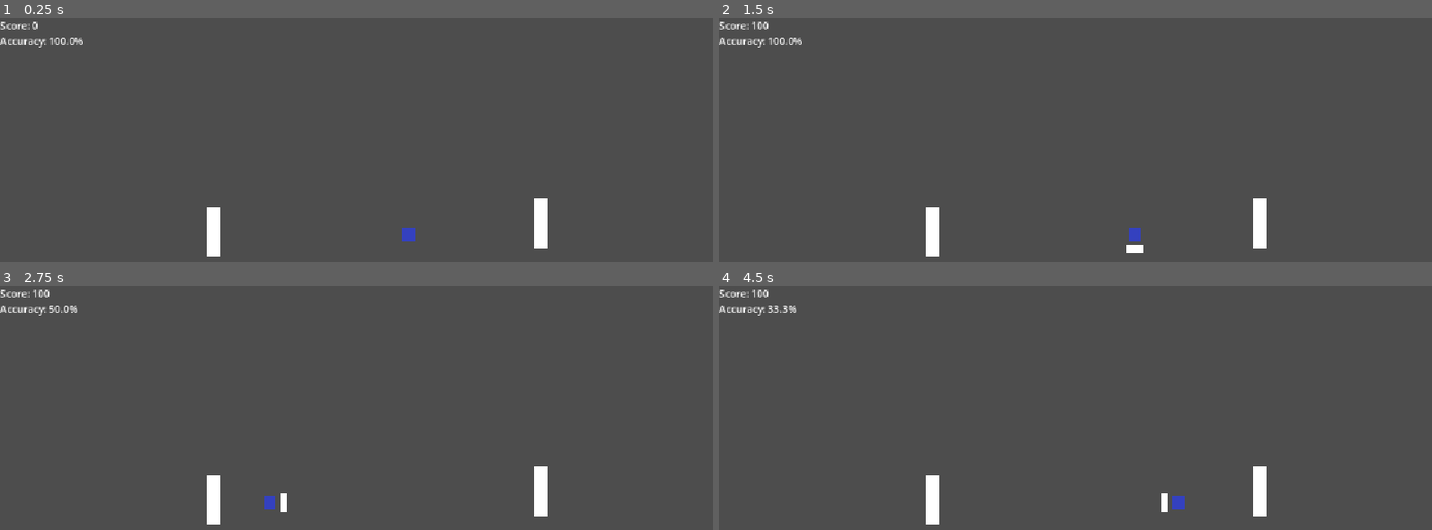
Above: before the commit, frames 1-4 (two rows, left to right).
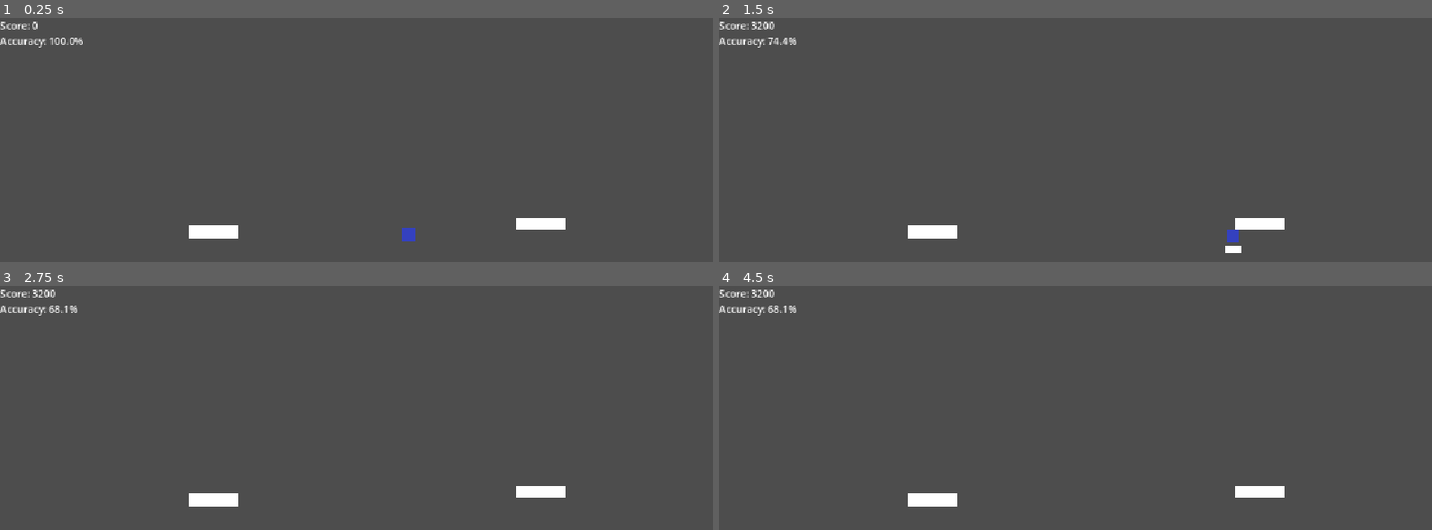
Above: after the commit, the same moments.

Repository: ftambler/godot-rythm-game
Game: Godot game, scene res://Game.tscn
Same seed, same stepped clock (60 frames per second), same inputs: the game is played once before the commit and once after it.
Inputs:
- Up to frame 1 (0.25 s): no input
- Up to frame 2 (1.5 s): hold Right (shield_right) 0.53-1.28 s; hold S (shield_down) from 1.28 s (still down)
- Up to frame 3 (2.75 s): release S (shield_down) at 2.03 s; hold Right (shield_right) from 2.03 s (still down)
- Up to frame 4 (4.5 s): release Right (shield_right) at 2.78 s; hold Up (shield_up) 2.78-3.53 s; hold Left (shield_left) from 3.53 s (still down)

The runs differ from the first frame. In frame 1, 1.1% of the frame differs, in the area x 26-80%, y 73-98%; in frame 2, 1.6%, in the area x 4-80%, y 1-98%; in frame 3, 1.3%; in frame 4, 1.4%.

Commit message:
Added wall

Diff:
--- /dev/null
+++ b/scenes/Wall.tscn
@@ -0,0 +1,20 @@
+[gd_scene format=3 uid="uid://x4behcck40to"]
+
+[ext_resource type="Script" uid="uid://cfk2sgjwn0k2j" path="res://scripts/world/Wall.gd" id="1_33awu"]
+
+[sub_resource type="RectangleShape2D" id="RectangleShape2D_mf4yy"]
+
+[node name="Wall" type="StaticBody2D" unique_id=489963941]
+script = ExtResource("1_33awu")
+
+[node name="Sprite2D" type="Sprite2D" parent="." unique_id=1616078196]
+
+[node name="tempcolor" type="ColorRect" parent="." unique_id=2022530945]
+offset_left = -40.0
+offset_top = -10.0
+offset_right = 40.0
+offset_bottom = 10.0
+
+[node name="CollisionShape2D" type="CollisionShape2D" parent="." unique_id=70109703]
+scale = Vector2(4, 1)
+shape = SubResource("RectangleShape2D_mf4yy")
--- a/scripts/world/Wall.gd
+++ b/scripts/world/Wall.gd
@@ -9,4 +9,22 @@
 	DIAGONAL_UP
 }
 
-@export var wall_rotation: WallRotation = WallRotation.VERTICAL
+var wall_rotation: WallRotation:
+	set(value):
+		wall_rotation = value
+		_apply_rotation()
+
+
+func _apply_rotation() -> void:
+	match wall_rotation:
+		WallRotation.HORIZONTAL:
+			rotation = 0.0
+
+		WallRotation.VERTICAL:
+			rotation = PI / 2.0
+
+		WallRotation.DIAGONAL_DOWN:
+			rotation = PI / 4.0
+
+		WallRotation.DIAGONAL_UP:
+			rotation = -PI / 4.0
